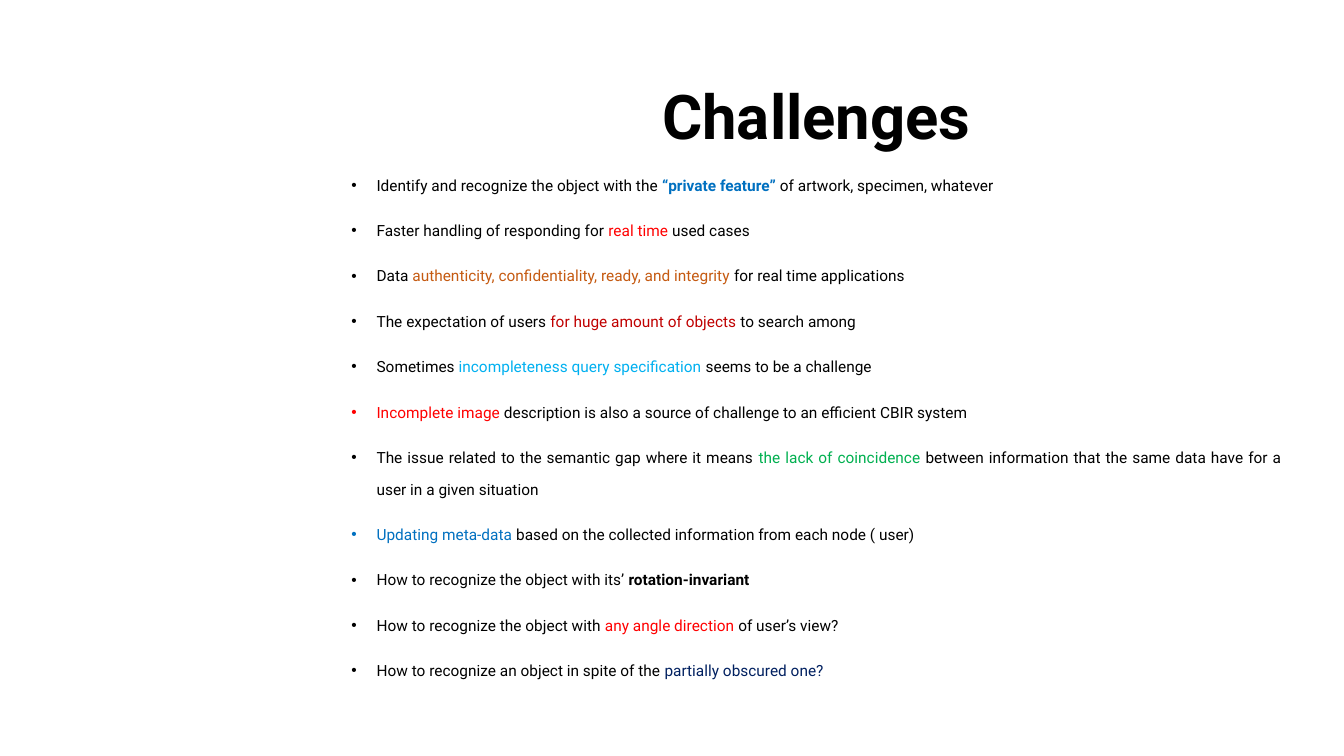
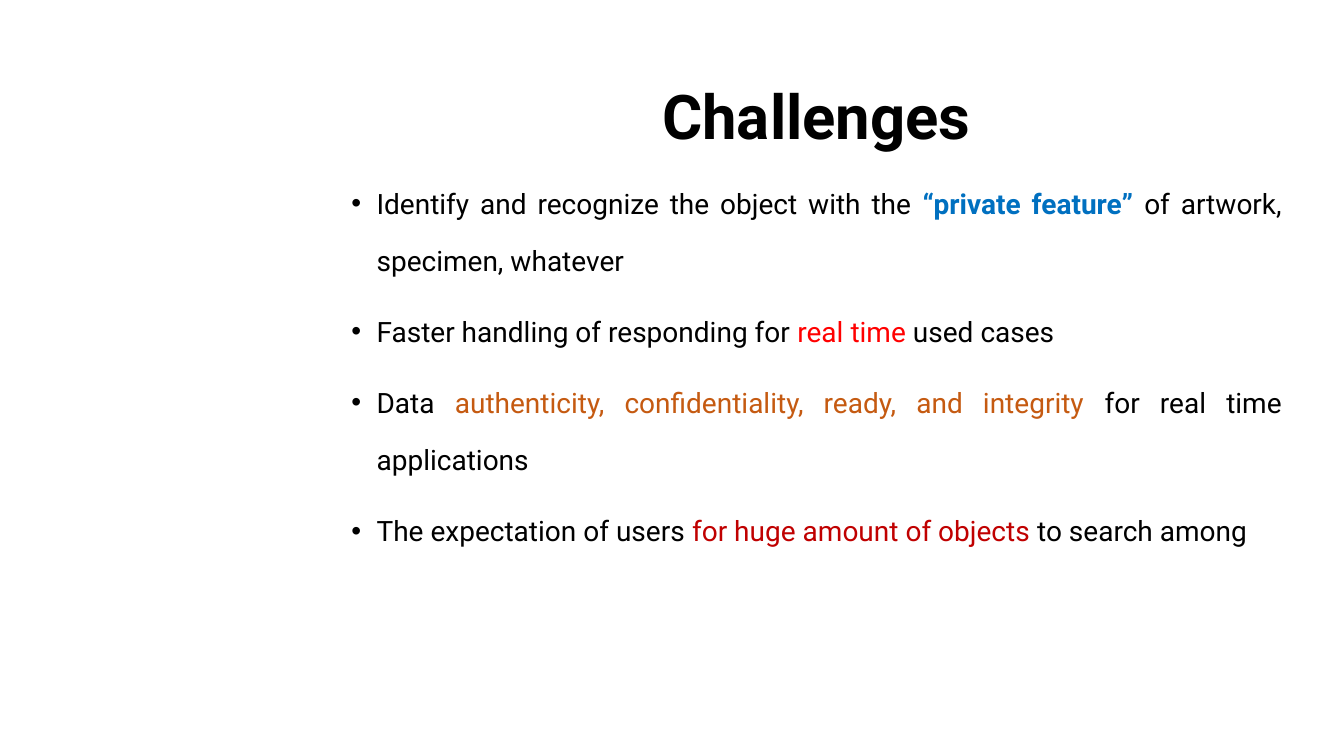
Before and after one commit to dungdovu/DGA1031, a slide deck: slide 12 of DGA1031/What is it.pptx (slide 11 before the commit). Drawn at 1344x756 pixels with LibreOffice and Linux fonts; fonts in the diff are those of the drawing; background and template pictures are left out. Boxes give left, top, right and bottom in pixels: in the first picture for what was removed or moved away, otherwise in the second. Text is boxed around its words. In the diff, an @@ line names an element or a change of style, - is before the commit and + after.

Commit message:
update the slide with some example related to the hologram and vr, ar

```diff
--- a/DGA1031/What is it.pptx
+++ b/DGA1031/What is it.pptx
@@ text "Identify and recognize the object ..." at bbox=[377, 192, 1282, 547]: size 11 to 20 pt @@
@@ text at bbox=[377, 360, 1281, 680]: paragraphs removed @@
-• Sometimes incompleteness query specification seems to be a challenge
-• Incomplete image description is also a source of challenge to an efficient CBIR system
-• The issue related to the semantic gap where it means the lack of coincidence between information that the same data have for a user in a given situation
-• Updating meta-data based on the collected information from each node ( user)
-• How to recognize the object with its’ rotation-invariant
-• How to recognize the object with any angle direction of user’s view?
-• How to recognize an object in spite of the partially obscured one?
```
Also in this commit, not shown: 1 other slide changed, 2 slides added.
